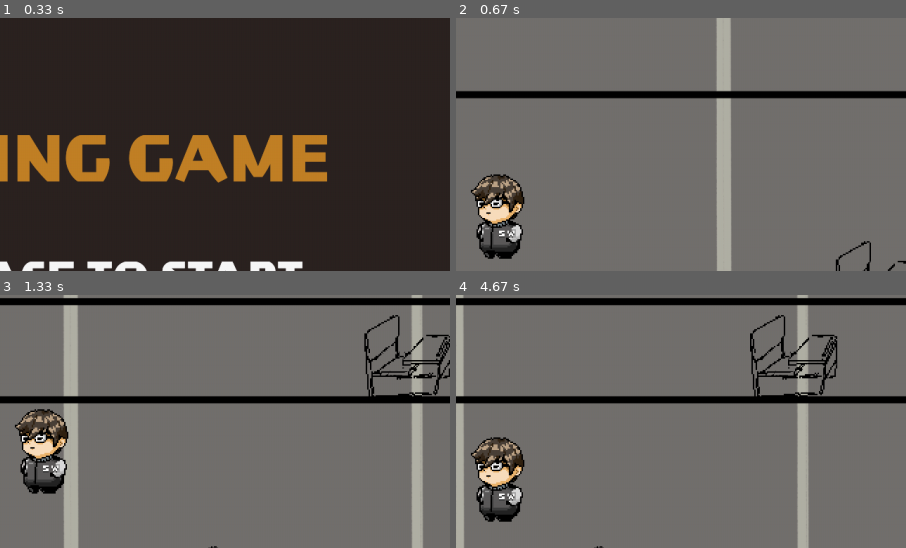
Above: before the commit, frames 1-4 (two rows, left to right).
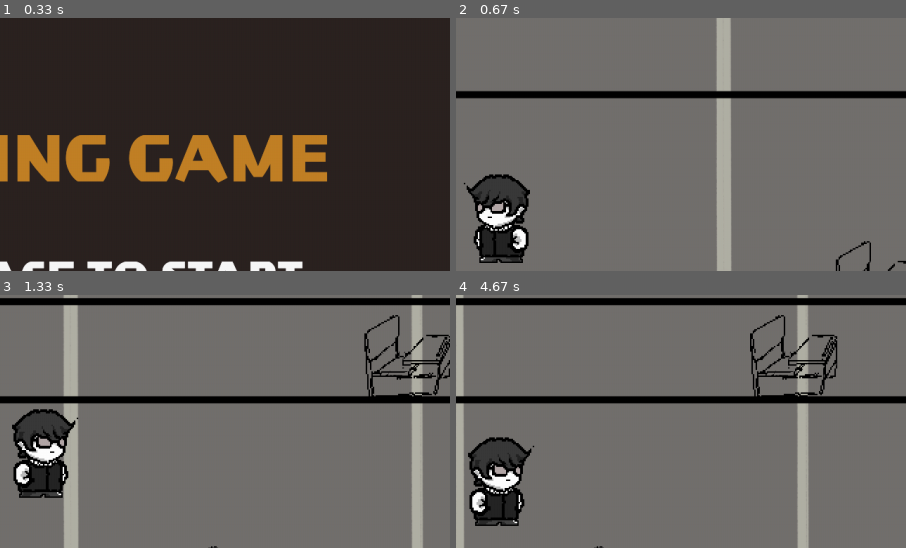
Above: after the commit, the same moments.

Repository: Srat00/PyGameProject
Game: pygame game, started from pyGameSurvival.py
Same seed, same stepped clock (60 frames per second), same inputs: the game is played once before the commit and once after it.
Inputs (mouse positions are % of the whole screen's width and height, from its top left):
- Up to frame 1 (0.33 s): no input
- Up to frame 2 (0.67 s): tap Space at 0.33 s
- Up to frame 3 (1.33 s): hold Right 0.67-1.13 s; move the mouse to (50, 57) at 0.7 s; hold Up from 1.17 s (still down); move the mouse to (60, 72) at 1.2 s
- Up to frame 4 (4.67 s): release Up at 1.47 s; hold Right 1.5-1.97 s; move the mouse to (19, 73) at 1.53 s; hold Left 2-2.53 s; move the mouse to (87, 85) at 2.03 s; hold Down 2.57-2.87 s; move the mouse to (24, 13) at 2.6 s; hold Left 2.9-3.3 s; move the mouse to (26, 30) at 2.93 s; hold Up 3.33-3.7 s; move the mouse to (45, 76) at 3.37 s; hold Right 3.73-4.37 s; move the mouse to (50, 62) at 3.77 s; hold Down from 4.4 s (still down); move the mouse to (88, 88) at 4.43 s
The pictures show only the part of the screen within x 45-95%, y 10-60%; the shares and areas given below are measured in that part.

Frame 1 is identical in both runs. In frame 2, 3.0% of the frame differs, in the area x 1-17%, y 61-97%; in frame 3, 3.1%, in the area x 2-18%, y 45-81%; in frame 4, 3.1%.

Commit message:
애니메이션 구현중
마우스 포인트 우선순위는 적용.
애니메이션만 되게 하면 됨

Diff:
--- a/pyGameSurvival.py
+++ b/pyGameSurvival.py
@@ -39,31 +39,47 @@
 	def __init__(self, pos, group):
 		super().__init__(group) # super()는 부모 클래스의 생성자를 호출한다.
 
-		self.apply_status(status='stay')
-
-		# self.image = pygame.image.load('graphics/stay/0.png').convert_alpha()
-		# self. image = pygame.transform.scale(self.image, (128, 128))  #크기 키움
-
-		self.image_right = self.image
-		self.image_left = pygame.transform.flip(self.image, True, False)
+		self.image = pygame.image.load('graphics/stay_right/0.png').convert_alpha() #시작만 단일이미지로 임시 초기화
+		self.player_diretion = 'right' #플레이어가 보고 있는 방향(마우스 방향). 초기화만 오른쪽으로
+		# self. image = pygame.transform.scale(self.image, (128, 128))  #크기수정
+
+		# self.image_right = self.image
+		# self.image_left = pygame.transform.flip(self.image, True, False)
 		self.rect = self.image.get_rect(center = pos)
 		self.direction = pygame.math.Vector2() # (x, y) 형식의 벡터
 		self.speed = 10
 
-	def apply_status(self, status):
-		if status == 'stay':
-			self.sprites = [] #이 부분 if문 밖으로 빼도 되는지 확인
-			self.sprites.append(pygame.image.load('graphics/left/0.png'))
-			self.sprites.append(pygame.image.load('graphics/left/1.png'))
-			self.sprites.append(pygame.image.load('graphics/left/2.png'))
-			self.current_sprite = 0
-			self.image = self.sprites[self.current_sprite]
-			self.image = pygame.transform.scale(self.image, (128, 128))
+	def apply_status(self):
+		self.sprites = []
+		if self.player_diretion == 'right': #오른쪽을 보면서
+			if self.direction == 0: #움직임이 없으면
+				self.sprites.append(pygame.image.load('graphics/stay_right/0.png'))
+				self.sprites.append(pygame.image.load('graphics/stay_right/1.png'))
+			else: #움직임이 있으면
+				self.sprites.append(pygame.image.load('graphics/move_right/0.png'))
+				self.sprites.append(pygame.image.load('graphics/move_right/1.png'))
+
+		if self.player_diretion == 'left': #왼쪽 보면서
+			if self.direction == 0: #움직임이 없으면
+				self.sprites.append(pygame.image.load('graphics/stay_left/0.png'))
+				self.sprites.append(pygame.image.load('graphics/stay_left/1.png'))
+			else: #움직임이 있으면
+				self.sprites.append(pygame.image.load('graphics/move_left/0.png'))
+				self.sprites.append(pygame.image.load('graphics/move_left/1.png'))
+
+		# elif status == 'left':
+		# 	#self.sprites = [] #이 부분 if문 밖으로 빼도 되는지 확인
+		# 	self.sprites.append(pygame.image.load('graphics/left/0.png'))
+		# 	self.sprites.append(pygame.image.load('graphics/left/1.png'))
+
+		self.current_sprite = 0
+		# self.image = self.sprites[self.current_sprite]
+		# self.image = pygame.transform.scale(self.image, (128, 128))		#이 두 줄 아래 update와 중복
 
 	# 주인공 이동
 	def input(self):
 		keys = pygame.key.get_pressed()
-		direction = pygame.Vector2(0,0)
+		# direction = pygame.Vector2(0,0)
 		if keys[pygame.K_UP] or keys[pygame.K_w]:
 			if self.rect.center[1] < 0:	 #y좌표가 0보다 작으면(위로 나가려고 하면)y의 방향값을 0으로 바꿔
 				self.direction.y = 0		#update함수의 self.rect.center += self.direction * self.speed 계산에서 y값이 0이 된다.
@@ -92,12 +108,12 @@
 
 	def update(self):
 		self.input()
-
+		self.apply_status()
 		self.current_sprite += 0.7
 		if int(self.current_sprite) >= len(self.sprites):
 			self.current_sprite = 0
 		self.image = self.sprites[int(self.current_sprite)]
-		self. image = pygame.transform.scale(self.image, (128, 128))
+		self.image = pygame.transform.scale(self.image, (128, 128))
 
 		if self.direction != pygame.Vector2(0,0): # 방향이 정해져 있을 때만 이동
 			new_rect = self.rect.move(self.direction * self.speed)
@@ -409,6 +425,7 @@
 	EnemyList.append(Enemy((random_x,random_y),camera_group)) # 적 객체 생성, 카메라 그룹에 속함
 
 while True:
+	camera_group.update()
 	for event in pygame.event.get():
 		# 종료 조건
 		if event.type == pygame.QUIT:
@@ -424,9 +441,12 @@
 		#	camera_group.zoom_scale += event.y * 0.03
 
 		if get_normalized_mouse_pos().x > 0:
-			player.image = player.image_right
+			player.player_diretion = 'right'
+			#player.image = player.image_right
 		else:
-			player.image = player.image_left
+			#player.image = player.image_left
+			player.player_diretion = 'left'
+
 
 	# 적군 처리
 		for i in range(EnemyCount):
@@ -445,7 +465,7 @@
 
 	# 객체 업데이트
 	screen.fill('#71ddee')
-	camera_group.update()
+
 	camera_group.custom_draw(player)
 
 	pygame.display.update()
Binary file removed: graphics/left/0.png
Binary file removed: graphics/left/1.png
Binary file removed: graphics/left/2.png
Binary file added: graphics/move_left/0.png
Binary file added: graphics/move_left/1.png
Binary file added: graphics/move_right/0.png
Binary file added: graphics/move_right/1.png
Binary file removed: graphics/right/0.png
Binary file removed: graphics/right/1.png
Binary file removed: graphics/right/2.png
Binary file removed: graphics/stay/0.png
Binary file added: graphics/stay_left/0.png
(and 5 more such lines)
